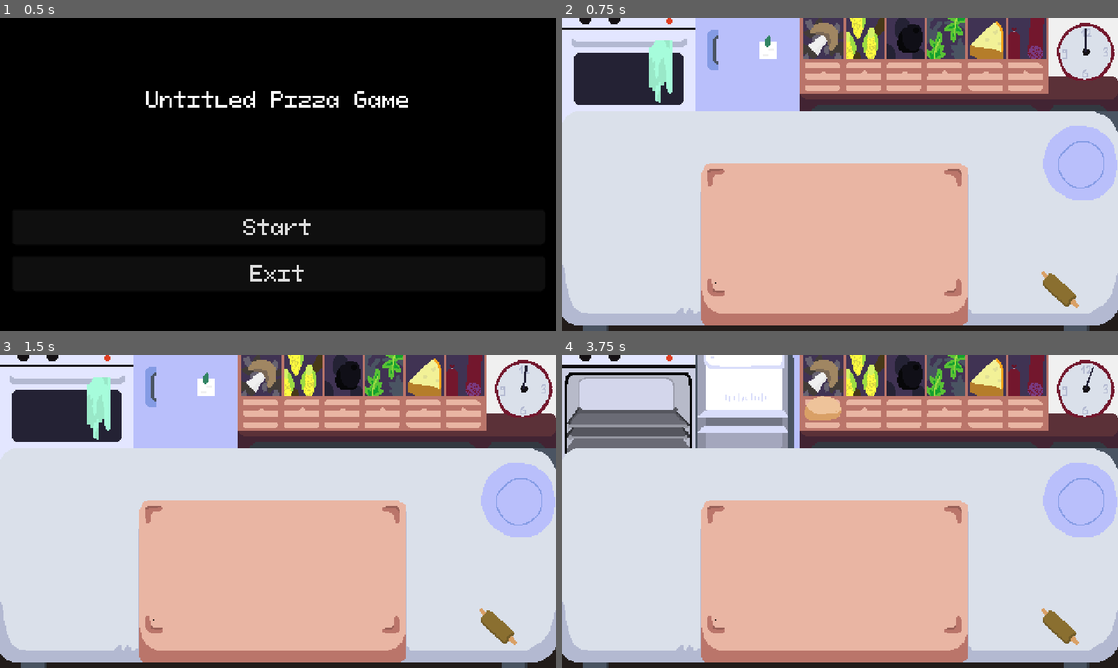
Above: before the commit, frames 1-4 (two rows, left to right).
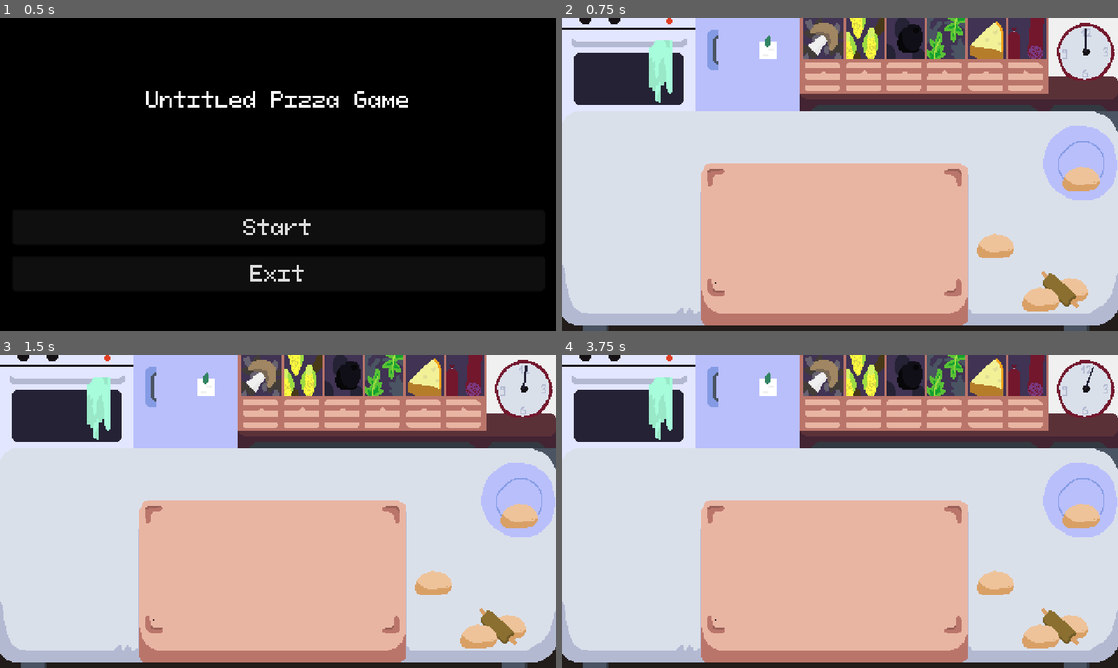
Above: after the commit, the same moments.

Repository: martindzejky/pizza-game
Game: Godot game, scene res://scenes/start.tscn
The game is run twice, just before and just after one commit, with the same random seed, the same clock (stepped at 60 frames per second) and the same inputs.
Inputs (mouse positions are in pixels of both pictures, inside the frame that each line leads up to):
- Up to frame 1 (0.5 s): no input
- Up to frame 2 (0.75 s): click "Start" at 0.5 s
- Up to frame 3 (1.5 s): tap Enter at 1.25 s; move the mouse to (66, 401) at 1.27 s; click (66, 401) at 1.42 s
- Up to frame 4 (3.75 s): move the mouse to (745, 401) at 2.02 s; click (745, 401) at 2.17 s; tap Space at 2.75 s; move the mouse to (745, 405) at 2.77 s; click (745, 405) at 2.92 s; tap Enter at 3.5 s; move the mouse to (823, 401) at 3.52 s; click (823, 401) at 3.67 s

Frame 1 is identical in both runs. In frame 2, 1.4% of the frame differs, in the area x 74-97%, y 47-94%; in frame 3, 1.4%; in frame 4, 13%, in the area x 0-97%, y 0-94%.

Commit message:
implement custom click system for mouse interactions
One which follows the scene tree order correctly!

Diff:
--- a/autoload/hand.gd
+++ b/autoload/hand.gd
@@ -61,3 +61,83 @@
 
 func isCarryingIngredient() -> bool:
     return carrying and carrying.is_in_group("ingredient")
+
+
+
+
+
+# --------------------
+# Click handing. Custom implementation because Godot's click events are not ordered (seem random, probably a bug?).
+# https://github.com/godotengine/godot/issues/23051
+
+
+func _unhandled_input(event: InputEvent) -> void:
+
+    # only care about left mouse clicks (on release)
+    if not event is InputEventMouseButton: return
+    if event.button_index != MOUSE_BUTTON_LEFT: return
+    if not event.is_pressed(): return
+
+    print("click!")
+
+    # get global mouse position
+    var mousePos = get_viewport().get_mouse_position()
+    print("mousePos: ", mousePos)
+
+    var clickNodes = get_tree().get_nodes_in_group("click").duplicate()
+    clickNodes.reverse()
+
+    for node in clickNodes:
+        if not node.is_inside_tree(): continue
+
+        var clickArea = node.get_node("clickArea")
+        if not clickArea:
+            push_warning("node in 'click' group has no clickArea: ", node)
+            continue
+
+        var owners = clickArea.get_shape_owners()
+        if owners.size() == 0:
+            push_warning("node in 'click' group has no shape owners: ", clickArea)
+            continue
+
+        var shapeCount = clickArea.shape_owner_get_shape_count(owners[0])
+        if shapeCount < 1:
+            push_warning("node in 'click' group has no shapes: ", clickArea)
+            continue
+
+        var shape = clickArea.shape_owner_get_shape(owners[0], 0)
+        if not shape:
+            push_warning("node in 'click' group has no shape: ", clickArea)
+            continue
+
+        # supports only one shape per node!
+
+
+        var shapeTransform = clickArea.shape_owner_get_transform(owners[0])
+
+        if shape is CircleShape2D:
+            var position = clickArea.global_position + shapeTransform.origin
+            var distanceToMouse = position.distance_to(mousePos)
+
+            if distanceToMouse > shape.radius:
+                continue
+
+        elif shape is RectangleShape2D:
+            var rect = Rect2()
+            rect.position = clickArea.global_position + shapeTransform.origin - shape.size/2
+            rect.size = shape.size
+
+            if not rect.has_point(mousePos):
+                continue
+
+        else:
+            push_warning("node in 'click' group has unsupported shape: ", shape)
+
+
+        print("click on ", node)
+        if node.has_method("_onClick"):
+            node.onClick()
+        else:
+            push_warning("node in 'click' group has no _onClick method: ", node)
+
+        break
--- a/objects/dough-tool/dough-tool.tscn
+++ b/objects/dough-tool/dough-tool.tscn
@@ -6,7 +6,7 @@
 [sub_resource type="CircleShape2D" id="CircleShape2D_hdpfp"]
 radius = 23.0
 
-[node name="dough-tool" type="Sprite2D" groups=["dough-tool", "tool"]]
+[node name="dough-tool" type="Sprite2D" groups=["click", "dough-tool", "tool"]]
 texture = ExtResource("1_ans6e")
 script = ExtResource("2_mmsdm")
 
--- a/objects/dough/dough-fridge.tscn
+++ b/objects/dough/dough-fridge.tscn
@@ -7,7 +7,7 @@
 [sub_resource type="CircleShape2D" id="CircleShape2D_6rhnj"]
 radius = 17.0294
 
-[node name="dough-fridge" type="Node2D" groups=["dough-fridge"]]
+[node name="dough-fridge" type="Node2D" groups=["click", "dough-fridge"]]
 script = ExtResource("1_w1jy1")
 doughObject = ExtResource("2_2b4e1")
 
--- a/objects/dough/dough.tscn
+++ b/objects/dough/dough.tscn
@@ -6,7 +6,7 @@
 [sub_resource type="CircleShape2D" id="CircleShape2D_l6653"]
 radius = 29.0
 
-[node name="dough" type="Node2D" groups=["dough"]]
+[node name="dough" type="Node2D" groups=["click", "dough"]]
 script = ExtResource("1_lfh2g")
 
 [node name="sprite" type="Sprite2D" parent="."]
--- a/objects/fridge/fridge.tscn
+++ b/objects/fridge/fridge.tscn
@@ -8,7 +8,7 @@
 [sub_resource type="RectangleShape2D" id="RectangleShape2D_m5itk"]
 size = Vector2(90, 80)
 
-[node name="fridge" type="Sprite2D" groups=["fridge"]]
+[node name="fridge" type="Sprite2D" groups=["click", "fridge"]]
 texture = ExtResource("1_m8jrv")
 centered = false
 script = ExtResource("2_kx2wi")
--- a/objects/ingredients/ingredient.tscn
+++ b/objects/ingredients/ingredient.tscn
@@ -6,7 +6,7 @@
 [sub_resource type="CircleShape2D" id="CircleShape2D_uv58m"]
 radius = 10.0499
 
-[node name="ingredient" type="Node2D" groups=["ingredient"]]
+[node name="ingredient" type="Node2D" groups=["click", "ingredient"]]
 script = ExtResource("1_sbffm")
 
 [node name="sprite" type="Sprite2D" parent="."]
--- a/objects/mushroom-box/mushroom-box.tscn
+++ b/objects/mushroom-box/mushroom-box.tscn
@@ -1,12 +1,12 @@
-[gd_scene load_steps=4 format=3]
+[gd_scene load_steps=4 format=3 uid="uid://b8j5aiovste6u"]
 
 [ext_resource type="Script" path="res://objects/mushroom-box/mushroom-box.gd" id="2_i2of8"]
-[ext_resource type="PackedScene" path="res://objects/ingredients/ingredient.tscn" id="3_uop2w"]
+[ext_resource type="PackedScene" uid="uid://djhnnfa4vlyvy" path="res://objects/ingredients/ingredient.tscn" id="3_uop2w"]
 
 [sub_resource type="RectangleShape2D" id="RectangleShape2D_yt4ro"]
 size = Vector2(40, 80)
 
-[node name="mushroom-box" type="Node2D"]
+[node name="mushroom-box" type="Node2D" groups=["box", "click"]]
 script = ExtResource("2_i2of8")
 ingredient = ExtResource("3_uop2w")
 
--- a/objects/oven/oven.tscn
+++ b/objects/oven/oven.tscn
@@ -7,7 +7,7 @@
 [sub_resource type="RectangleShape2D" id="RectangleShape2D_p8e28"]
 size = Vector2(115.009, 80)
 
-[node name="oven" type="Sprite2D" groups=["oven"]]
+[node name="oven" type="Sprite2D" groups=["click", "oven"]]
 texture = ExtResource("1_38136")
 centered = false
 script = ExtResource("2_7ix8b")
--- a/objects/plate/plate.tscn
+++ b/objects/plate/plate.tscn
@@ -59,7 +59,7 @@
 
 [node name="plate-pos" type="Node2D"]
 
-[node name="plate" type="Sprite2D" parent="." groups=["plate"]]
+[node name="plate" type="Sprite2D" parent="." groups=["click", "plate"]]
 texture = ExtResource("1_ya2rm")
 script = ExtResource("2_qtcx6")
 
--- a/objects/table/table.tscn
+++ b/objects/table/table.tscn
@@ -1,14 +1,15 @@
-[gd_scene load_steps=6 format=3 uid="uid://dwx6pe72g61d1"]
+[gd_scene load_steps=7 format=3 uid="uid://dwx6pe72g61d1"]
 
 [ext_resource type="Texture2D" uid="uid://dey134524wtmg" path="res://sprites/table.png" id="1_qoc6o"]
 [ext_resource type="PackedScene" uid="uid://fx24ebvovfv4" path="res://objects/plate/plate.tscn" id="2_eynit"]
 [ext_resource type="Script" path="res://objects/table/table.gd" id="2_vk3s4"]
 [ext_resource type="PackedScene" uid="uid://b1jgjnmmcqyjw" path="res://objects/dough-tool/dough-tool.tscn" id="3_fm40i"]
+[ext_resource type="PackedScene" uid="uid://k3ssjquq313h" path="res://objects/dough/dough.tscn" id="4_xcqvc"]
 
 [sub_resource type="RectangleShape2D" id="RectangleShape2D_qmpfi"]
 size = Vector2(480, 200)
 
-[node name="table" type="Sprite2D" groups=["table"]]
+[node name="table" type="Sprite2D" groups=["click", "table"]]
 texture = ExtResource("1_qoc6o")
 centered = false
 script = ExtResource("2_vk3s4")
@@ -24,7 +25,19 @@
 [node name="plate" parent="." instance=ExtResource("2_eynit")]
 position = Vector2(447, 45)
 
+[node name="dough" parent="." instance=ExtResource("4_xcqvc")]
+position = Vector2(374, 111)
+
+[node name="dough2" parent="." instance=ExtResource("4_xcqvc")]
+position = Vector2(448, 53)
+
+[node name="dough3" parent="." instance=ExtResource("4_xcqvc")]
+position = Vector2(438, 149)
+
 [node name="dough-tool" parent="." instance=ExtResource("3_fm40i")]
 position = Vector2(430, 154)
 
+[node name="dough4" parent="." instance=ExtResource("4_xcqvc")]
+position = Vector2(413, 157)
+
 [connection signal="input_event" from="clickArea" to="." method="_onInputEvent"]
--- a/project.godot
+++ b/project.godot
@@ -55,6 +55,10 @@
 theme/default_font_hinting=0
 theme/default_font_subpixel_positioning=0
 
+[physics]
+
+common/enable_object_picking=false
+
 [rendering]
 
 textures/decals/filter=0
Not shown: 1 places in scenes/level.tscn that only renumber resources
